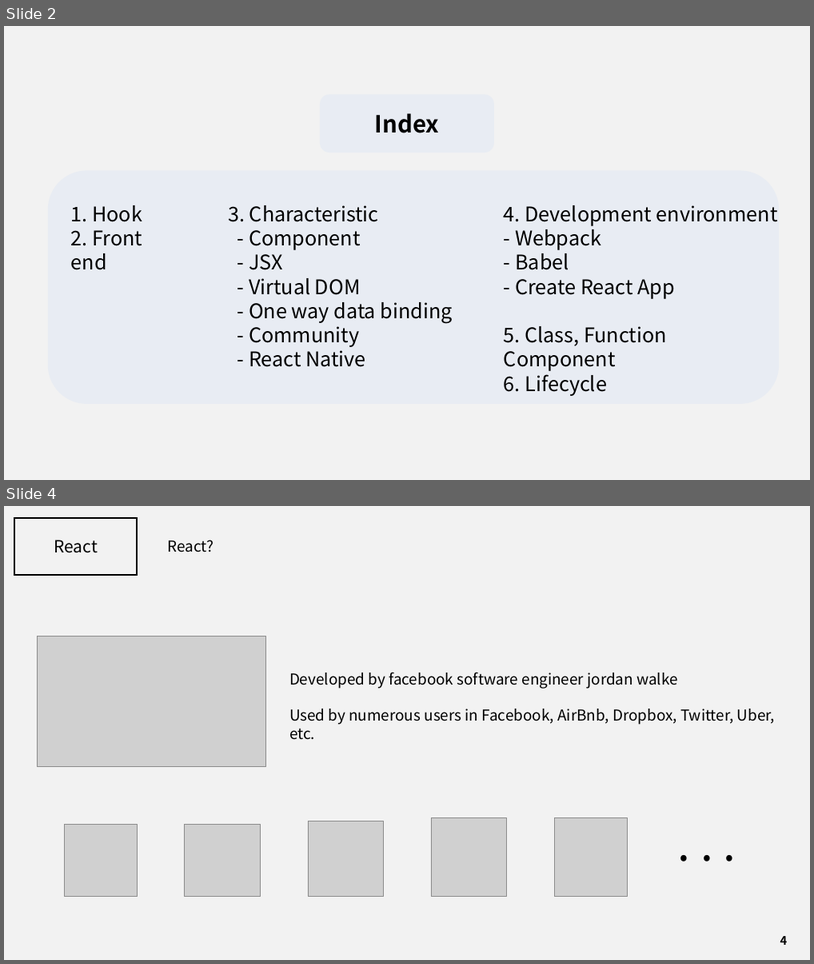
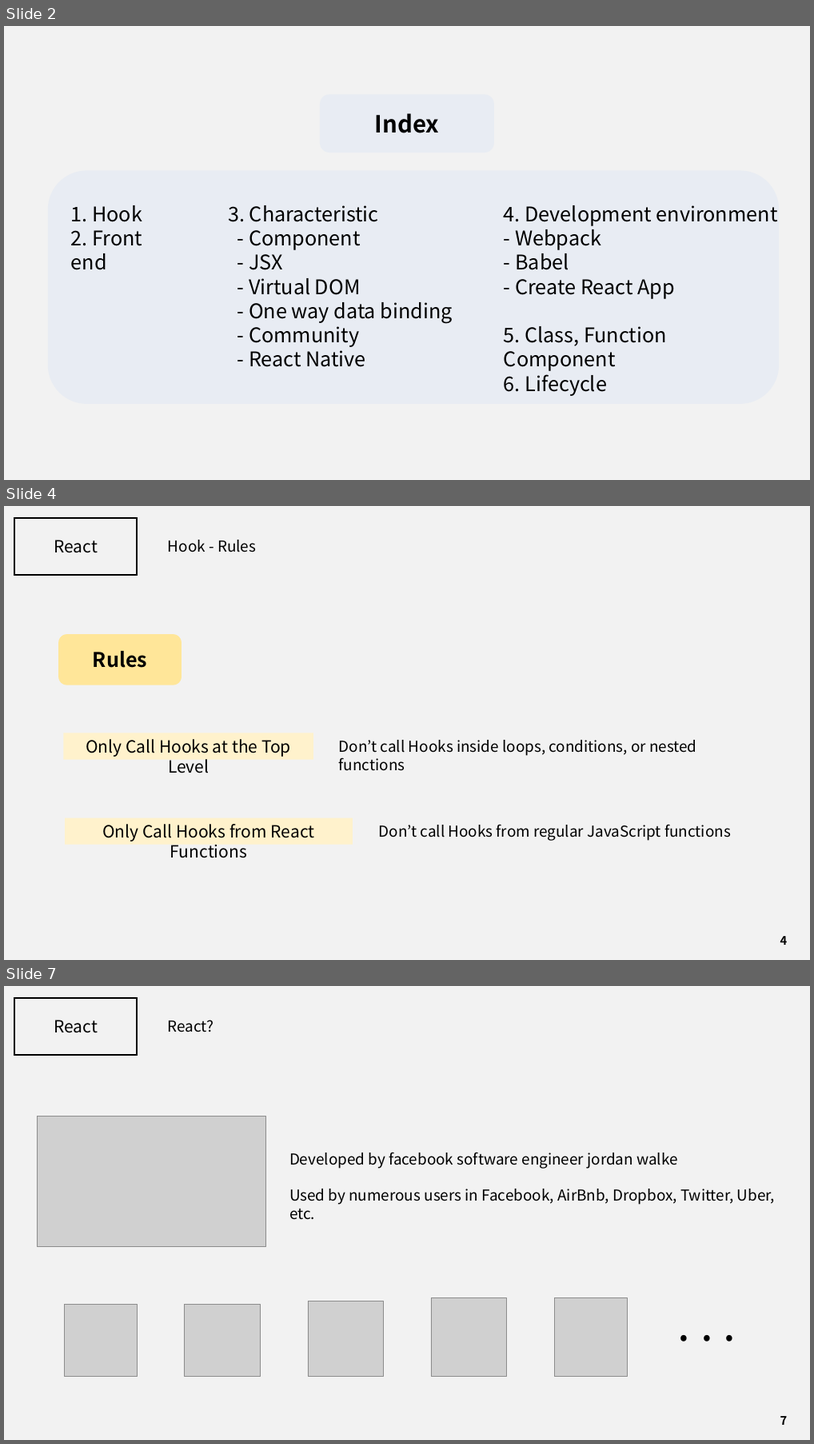
Before and after one commit to J3SUNG/Seminar, a slide deck: 210210_React_2.pptx. Shown one above the other, each under a label of ours: slides 2 and 4 before the commit, slides 2, 4 and 7 after it; the slides between them are not shown. The pictures are 814x964 and 814x1444 pixels, drawn with LibreOffice and Linux fonts; fonts in the diff are those of the drawing; grey boxes stand for pictures. Boxes give left, top, right and bottom in pixels: in the first picture for what was removed or moved away, otherwise in the second. Text is boxed around its words. In the diff, an @@ line names an element or a change of style, - is before the commit and + after.

```diff
--- a/210210_React_2.pptx
+++ b/210210_React_2.pptx
@@ slide 4 added at (4, 506, 810, 960), background #F2F2F2 @@
@@ rectangle added at (14, 518, 137, 574), outline #000000 2 pt @@
@@ text added at (54, 540, 98, 553), 20 pt, text #000000 @@
+React
@@ text added at (168, 540, 256, 552), 18 pt, text #000000 @@
+Hook - Rules
@@ rounded rectangle added at (58, 634, 182, 685), fill #FFE699, 24 pt, text #000000, bold @@
+Rules
@@ rectangle added at (63, 733, 314, 760), fill #FFF2CC, 20 pt, text #000000 @@
+Only Call Hooks at the Top Level
@@ text added at (339, 740, 697, 756), 18 pt, text #000000 @@
+Don’t call Hooks inside loops, conditions, or nested functions
@@ rectangle added at (65, 817, 353, 844), fill #FFF2CC, 20 pt, text #000000 @@
+Only Call Hooks from React Functions
@@ text added at (379, 824, 731, 840), 18 pt, text #000000 @@
+Don’t call Hooks from regular JavaScript functions
@@ page number added at (781, 936, 788, 944), 14 pt, text #000000, bold @@
+4
@@ what was slide 4 is now slide 7 @@
@@ page number at (781, 1416, 788, 1424): text changed @@
-4
+7
```
Also in this commit, not shown: 1 slide changed, 3 other slides added, 1 slide removed.
